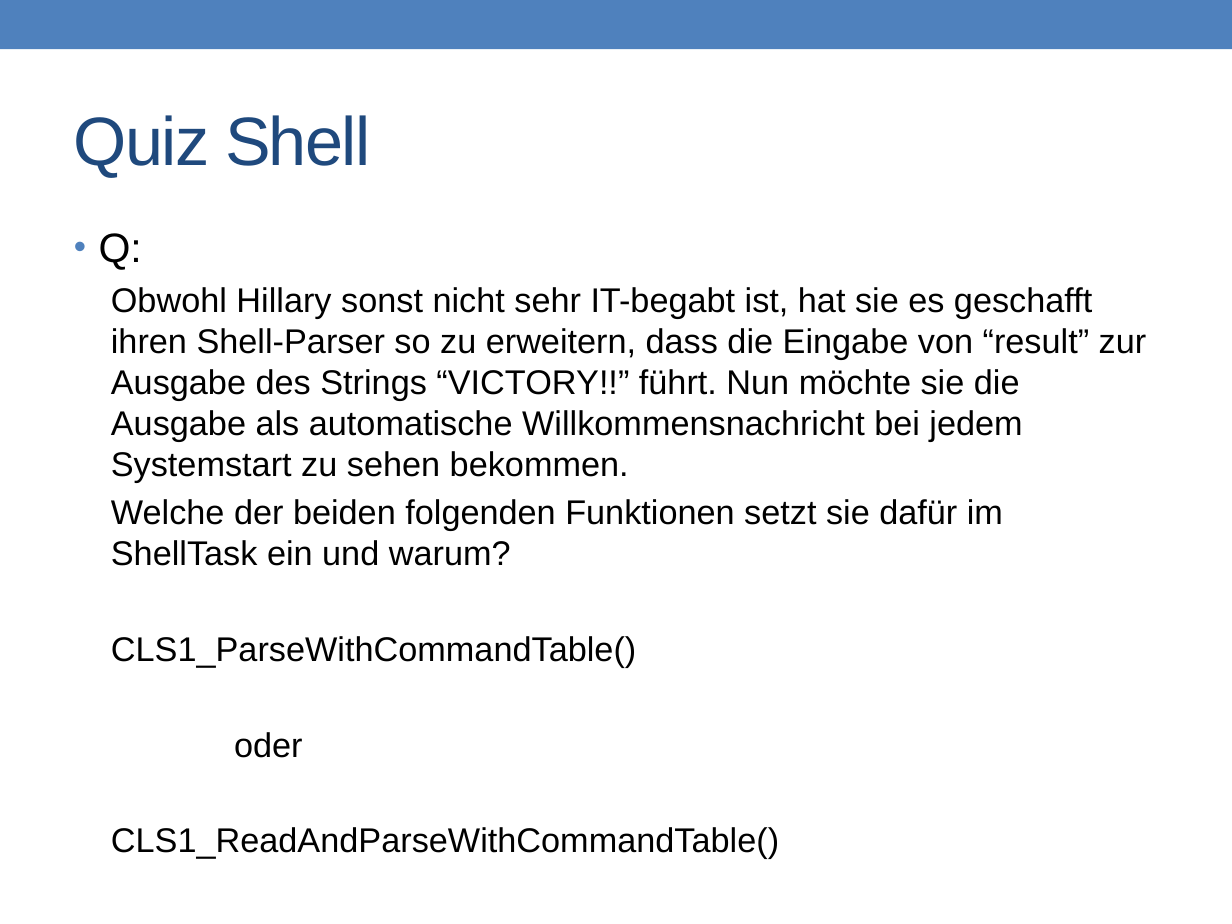
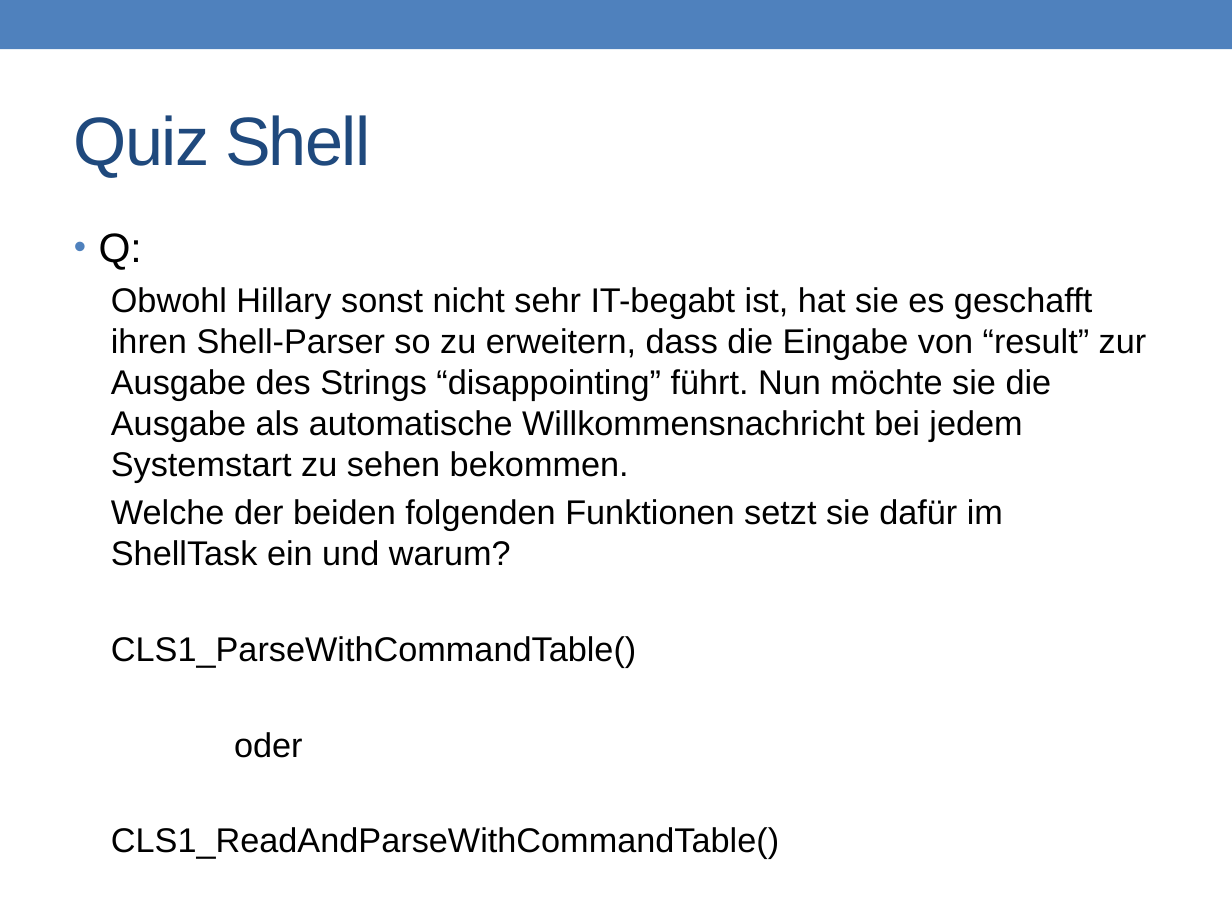
Before and after one commit to prg2lt1/robogit, a slide deck: slide 18 of Recap/ToroRecap.pptx (slide 16 before the commit). Drawn at 1232x924 pixels with LibreOffice and Linux fonts; fonts in the diff are those of the drawing. Boxes give left, top, right and bottom in pixels: in the first picture for what was removed or moved away, otherwise in the second. Text is boxed around its words. In the diff, an @@ line names an element or a change of style, - is before the commit and + after.

```diff
--- a/Recap/ToroRecap.pptx
+++ b/Recap/ToroRecap.pptx
@@ text at bbox=[111, 287, 1147, 482]: text changed @@
-  Obwohl Hillary sonst nicht sehr IT-begabt ist, hat sie es geschafft ihren Shell-Parser so zu erweitern, dass die Eingabe von “result” zur Ausgabe des Strings “VICTORY!!” führt. Nun möchte sie die Ausgabe als automatische Willkommensnachricht bei jedem Systemstart zu sehen bekommen.
+  Obwohl Hillary sonst nicht sehr IT-begabt ist, hat sie es geschafft ihren Shell-Parser so zu erweitern, dass die Eingabe von “result” zur Ausgabe des Strings “disappointing” führt. Nun möchte sie die Ausgabe als automatische Willkommensnachricht bei jedem Systemstart zu sehen bekommen.
```
Also in this commit, not shown: 1 other slide changed, 2 slides added.
